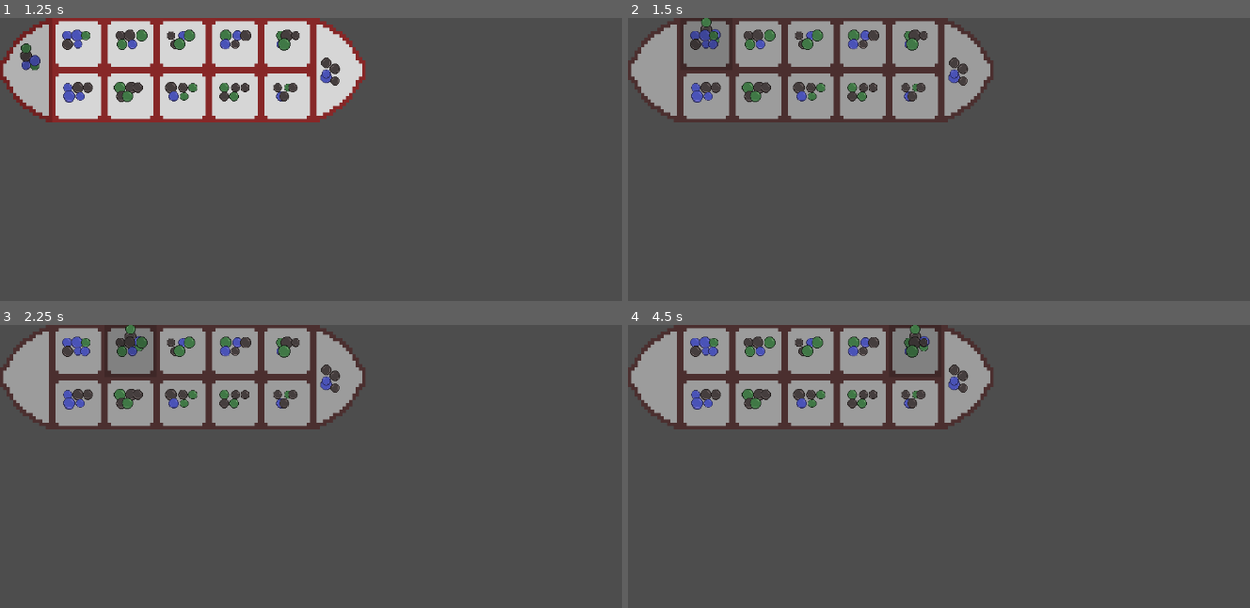
Above: before the commit, frames 1-4 (two rows, left to right).
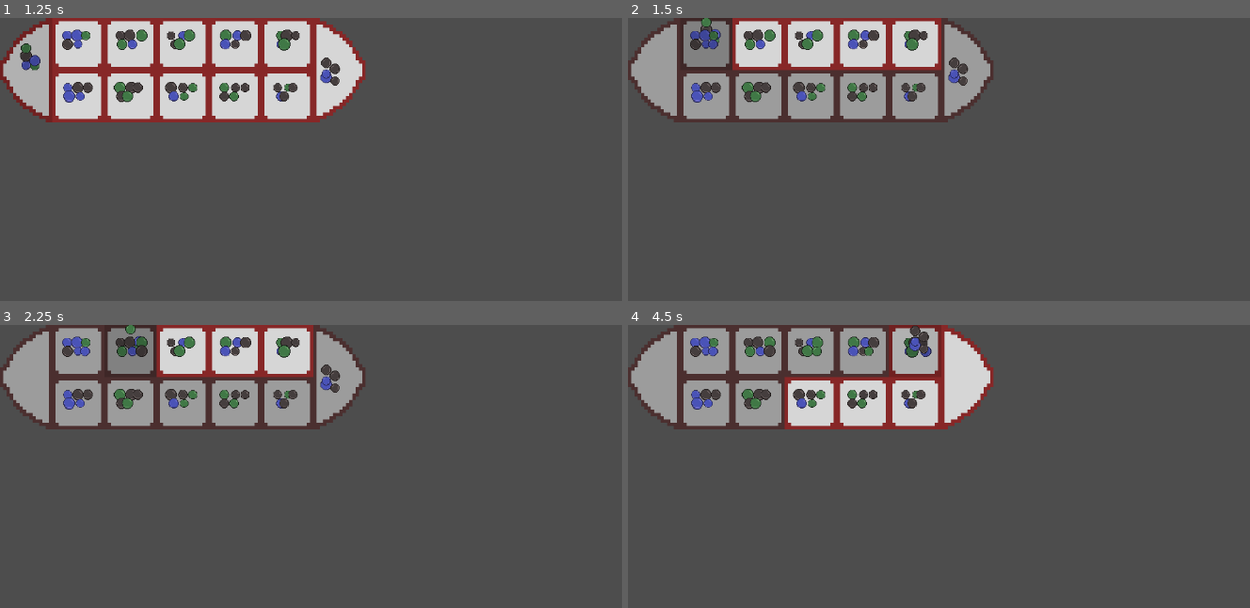
Above: after the commit, the same moments.

Repository: thannicko/QuanCaptureGame
Game: Godot game, scene res://scenes/board.tscn
The game is run twice, just before and just after one commit, with the same random seed, the same clock (stepped at 60 frames per second) and the same inputs.
Inputs (mouse positions are in pixels of both pictures, inside the frame that each line leads up to):
- Up to frame 1 (1.25 s): tap Enter at 0.5 s; move the mouse to (24, 68) at 0.52 s; click (24, 68) at 0.67 s
- Up to frame 2 (1.5 s): tap Space at 1.25 s; move the mouse to (708, 43) at 1.27 s; click (708, 43) at 1.42 s
- Up to frame 3 (2.25 s): tap Enter at 2 s; move the mouse to (130, 350) at 2.02 s; click (130, 350) at 2.17 s
- Up to frame 4 (4.5 s): tap Space at 2.75, 4.25 s; move the mouse to (808, 350) at 2.77 s; click (808, 350) at 2.92 s; tap Enter at 3.5 s; move the mouse to (864, 350) at 3.52 s; click (864, 350) at 3.67 s; move the mouse to (914, 350) at 4.27 s; click (914, 350) at 4.42 s

Frame 1 is identical in both runs. In frame 2, 5.3% of the frame differs, in the area x 16-51%, y 0-19%; in frame 3, 4.1%; in frame 4, 7.9%, in the area x 21-59%, y 0-37%.

Commit message:
Adding continuing and eating

Diff:
--- a/scenes/board.tscn
+++ b/scenes/board.tscn
@@ -7,6 +7,8 @@
 [ext_resource type="Script" path="res://scripts/boardstatemachine/stateboardsetup.gd" id="5_lvog4"]
 [ext_resource type="Script" path="res://scripts/boardstatemachine/stateboardpickuprocks.gd" id="6_crh73"]
 [ext_resource type="Script" path="res://scripts/boardstatemachine/stateboardputrocks.gd" id="6_ylfhq"]
+[ext_resource type="Script" path="res://scripts/boardstatemachine/stateboardcheckturnend.gd" id="8_if1vu"]
+[ext_resource type="Script" path="res://scripts/boardstatemachine/stateboardeatsquare.gd" id="9_j1vey"]
 
 [node name="Board" type="Node2D"]
 script = ExtResource("1_1u8pc")
@@ -28,3 +30,9 @@
 
 [node name="StateBoardPutRocks" type="Node" parent="StateMachine"]
 script = ExtResource("6_ylfhq")
+
+[node name="StateBoardCheckTurnEnd" type="Node" parent="StateMachine"]
+script = ExtResource("8_if1vu")
+
+[node name="StateBoardEatSquare" type="Node" parent="StateMachine"]
+script = ExtResource("9_j1vey")
--- a/scripts/board.gd
+++ b/scripts/board.gd
@@ -1,4 +1,6 @@
 class_name Board extends Node2D
+
+signal square_eaten(square: Square)
 
 const NumberOfSquares : int  = 12
 const NumberOfPlayerSquares : int  = 5
--- a/scripts/boardstatemachine/boardstatemachine.gd
+++ b/scripts/boardstatemachine/boardstatemachine.gd
@@ -6,6 +6,52 @@
 
 var selected_square: Square
 var first_dropoff_square: Square
+var last_dropoff_square: Square
+var empty_square_to_tap: Square
+var eaten_square: Square
 var put_direction: PutRocksDirection
 
 const NumberOfStartingRocks : int = 5
+
+func toggle_put_direction() -> void:
+	put_direction = get_toggled_direction(put_direction)
+
+func get_toggled_direction(input: PutRocksDirection) -> PutRocksDirection:
+	if (input == PutRocksDirection.Left):
+		return BoardStateMachine.PutRocksDirection.Right
+	else:
+		return BoardStateMachine.PutRocksDirection.Left
+
+func get_next_square(square: Square, direction: PutRocksDirection) -> Square:
+	if (direction == PutRocksDirection.Left):
+		return get_left_square_from(square)
+	return get_right_square_from(square)
+
+func get_right_square_from(square: Square) -> Square:
+	var index = board.squares.find(square)
+	if (index < board.squares.size() / 2):
+		# First row
+		var next_index =  (index + 1) % board.squares.size()
+		return board.squares[next_index]
+	else:
+		# Second row
+		var next_index = (index - 1) % board.squares.size()
+		return board.squares[next_index]
+
+func get_left_square_from(square: Square) -> Square:
+	var index = board.squares.find(square)
+	if (index < board.squares.size() / 2):
+		# First row
+		var next_index =  (index - 1) % board.squares.size()
+		return board.squares[next_index]
+	else:
+		# Second row
+		var next_index = (index + 1) % board.squares.size()
+		return board.squares[next_index]
+
+func determine_direction(from : Square, to: Square) -> PutRocksDirection:
+	var diff = from.position.x - to.position.x
+	if (diff > 0):
+		return BoardStateMachine.PutRocksDirection.Left
+	else:
+		return BoardStateMachine.PutRocksDirection.Right
--- /dev/null
+++ b/scripts/boardstatemachine/stateboardcheckturnend.gd
@@ -0,0 +1,22 @@
+class_name StateBoardCheckTurnEnd extends State
+
+func entry() -> void:
+	var next_square : Square = statemachine.get_next_square(
+		statemachine.last_dropoff_square, statemachine.put_direction)
+	var square_after_next : Square = statemachine.get_next_square(
+		next_square, statemachine.put_direction)
+	if (next_square.rock_pile.rocks_count() > 0):
+		next_square.rock_pile.pick_up()
+		statemachine.selected_square = next_square
+		statemachine.first_dropoff_square = square_after_next
+		statemachine.change_to_state("StateBoardPutRocks")
+	else:
+		if (next_square.is_empty() and not square_after_next.is_empty()):
+			statemachine.eaten_square = square_after_next
+			statemachine.empty_square_to_tap = next_square
+			statemachine.change_to_state("StateBoardEatSquare")
+		else:
+			print("End turn")
+
+func exit() -> void:
+	pass
--- /dev/null
+++ b/scripts/boardstatemachine/stateboardeatsquare.gd
@@ -0,0 +1,18 @@
+class_name StateBoardEatSquare extends State
+
+func entry() -> void:
+	statemachine.empty_square_to_tap.enable()
+	statemachine.empty_square_to_tap.square_clicked.connect(on_empty_square_tapped)
+	statemachine.eaten_square.square_clicked.connect(on_square_eaten)
+
+func on_empty_square_tapped() -> void:
+	statemachine.empty_square_to_tap.disable()
+	statemachine.eaten_square.enable()
+
+func on_square_eaten() -> void:
+	statemachine.eaten_square.disable()
+	statemachine.board.square_eaten.emit(statemachine.eaten_square)
+	print("Square eatean: ", statemachine.eaten_square)
+
+func exit() -> void:
+	pass
--- a/scripts/boardstatemachine/stateboardpickuprocks.gd
+++ b/scripts/boardstatemachine/stateboardpickuprocks.gd
@@ -5,7 +5,7 @@
 	for square_node in statemachine.board.squares:
 		var square = square_node as Square
 		square.square_clicked.connect(on_square_clicked.bind(square))
-		square.set_process_input(true)
+		square.enable()
 
 func on_square_clicked(square: Square) -> void:
 	if (statemachine.selected_square == null):
@@ -18,9 +18,11 @@
 		if (square == statemachine.selected_square):
 			square.rock_pile.put_down()
 			statemachine.selected_square = null
-		else:
+		elif (abs(square.position.x - statemachine.selected_square.position.x) == square.get_size().x):
 			statemachine.first_dropoff_square = square
 			statemachine.change_to_state("StateBoardPutRocks")
+		else:
+			print("Too far away")
 
 func _disable_unreachable_squares() -> void:
 	var reachable_indices: Array[int]  = []
@@ -36,7 +38,14 @@
 		if i not in reachable_indices:
 			statemachine.board.squares[i].disable()
 
+func _determine_selected_direction() -> void:
+	statemachine.put_direction = statemachine.determine_direction(
+		statemachine.selected_square, # from
+		statemachine.first_dropoff_square # to
+	)
+
 func exit() -> void:
+	_determine_selected_direction()
 	for square_node in statemachine.board.squares:
 		var square = square_node as Square
 		square.square_clicked.disconnect(on_square_clicked)
--- a/scripts/boardstatemachine/stateboardputrocks.gd
+++ b/scripts/boardstatemachine/stateboardputrocks.gd
@@ -4,39 +4,35 @@
 
 func entry() -> void:
 	print("Entered: ", name, " with selected first: ", statemachine.first_dropoff_square)
-	_determine_selected_direction()
 	_disable_unreachable_squares()
-	_drop_rock_at(statemachine.first_dropoff_square as Square)
 	for square_node in statemachine.board.squares:
 		var square = square_node as Square
 		square.square_clicked.connect(on_square_clicked.bind(square))
-
-func _determine_selected_direction() -> void:
-	var diff = statemachine.selected_square.position.x - statemachine.first_dropoff_square.position.x
-	if (diff > 0):
-		statemachine.put_direction = BoardStateMachine.PutRocksDirection.Left
-	else:
-		statemachine.put_direction = BoardStateMachine.PutRocksDirection.Right
-	print("Put rocks direction: ", statemachine.put_direction)
+	if (statemachine.previous_state.name == "StateBoardPickupRocks"):
+		_drop_rock_at(statemachine.first_dropoff_square as Square)
 
 func _disable_unreachable_squares() -> void:
-	var reachable_indices: Array[int]  = []
-	var selected_index = statemachine.board.squares.find(statemachine.selected_square)
+	_square_path.clear()
+	var starting_square: Square = statemachine.selected_square
+	var temp_direction = statemachine.put_direction
 	for i in statemachine.selected_square.rock_pile.rocks_count():
-		var indice = 0
-		if (statemachine.put_direction == BoardStateMachine.PutRocksDirection.Left):
-			indice = (selected_index + i + 1) % statemachine.board.squares.size()
-		else:
-			indice = (selected_index - i - 1) % statemachine.board.squares.size()
-		reachable_indices.append(indice)
-		_square_path.append(statemachine.board.squares[indice])
-	for i in statemachine.board.squares.size():
-		if i not in reachable_indices:
-			statemachine.board.squares[i].disable()
+		var next_square = statemachine.get_next_square(starting_square, temp_direction)
+		next_square.enable()
+		_square_path.append(next_square)
+		starting_square = next_square
+		if (next_square is BigSquare):
+			temp_direction = statemachine.get_toggled_direction(temp_direction)
+
+	for square in statemachine.board.squares:
+		if square not in _square_path:
+			square.disable()
 
 func on_square_clicked(square: Square) -> void:
 	if square == _square_path.front():
 		_drop_rock_at(square)
+	if _square_path.is_empty():
+		statemachine.last_dropoff_square = square
+		statemachine.change_to_state("StateBoardCheckTurnEnd")
 
 func _drop_rock_at(destination: Square) -> void:
 	if (statemachine.selected_square.rock_pile.rocks_count() > 0):
@@ -45,6 +41,9 @@
 		destination.disable()
 		_square_path.erase(destination)
 		print("Rock dropped, path: ", _square_path)
+	if (destination is BigSquare):
+		statemachine.toggle_put_direction()
+		print("Toggled direction, now is: ", statemachine.put_direction)
 
 func exit() -> void:
 	for square_node in statemachine.board.squares:
--- a/scripts/square.gd
+++ b/scripts/square.gd
@@ -12,8 +12,14 @@
 func _ready() -> void:
 	area2d.mouse_entered.connect(_on_mouse_entered_square)
 	area2d.mouse_exited.connect(_on_mouse_exited_square)
-	rock_pile.set_container_size(16 * scale)
+	rock_pile.set_container_size(get_size())
 	disabled_square.hide()
+
+func is_empty() -> bool:
+	return rock_pile.rocks_count() <= 0
+
+func get_size() -> Vector2:
+	return 16 * scale
 
 func disable() -> void:
 	disabled = true
--- a/scripts/squarebig.gd
+++ b/scripts/squarebig.gd
@@ -7,9 +7,8 @@
 const RightFacingFirstHalfRotation : int = 0
 const RightFacingSecondHalfRotation : int = -90
 
-func _ready() -> void:
-	super._ready()
-	rock_pile.set_container_size(Vector2(16 * scale.x, 32 * scale.y))
+func get_size() -> Vector2:
+	return Vector2(16 * scale.x, 32 * scale.y)
 
 func _input(event: InputEvent) -> void:
 	super._input(event)
--- a/scripts/statemachine/statemachine.gd
+++ b/scripts/statemachine/statemachine.gd
@@ -2,6 +2,7 @@
 
 var states: Dictionary = {}
 var current_state: State
+var previous_state: State
 
 func _ready() -> void:
 	for child in get_children():
@@ -13,5 +14,6 @@
 	var new_state = states[new_state_name]
 	if (current_state != null):
 		current_state.exit()
+	previous_state = current_state
 	current_state = new_state
 	new_state.entry()
Not shown: 1 places in scenes/board.tscn that only renumber resources
